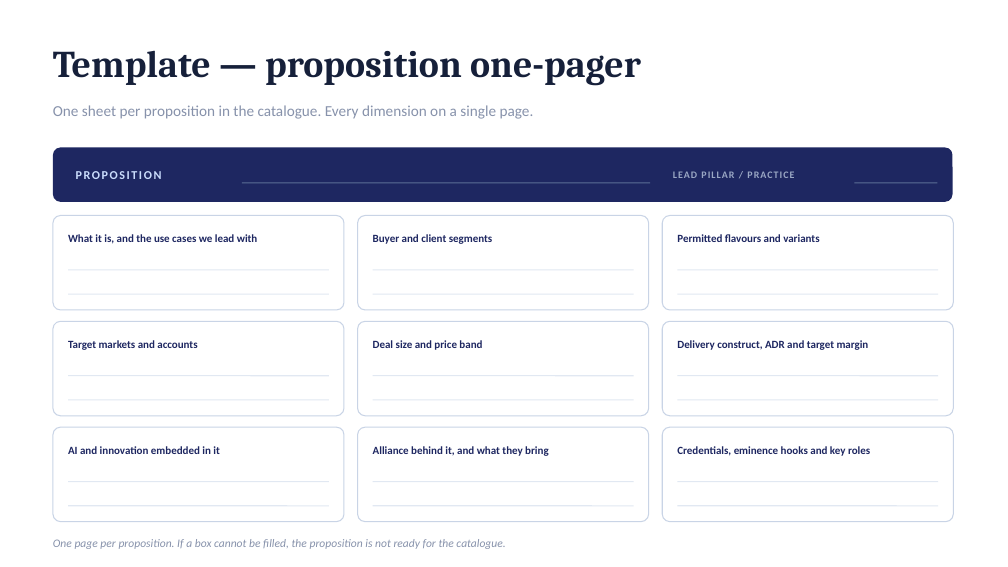
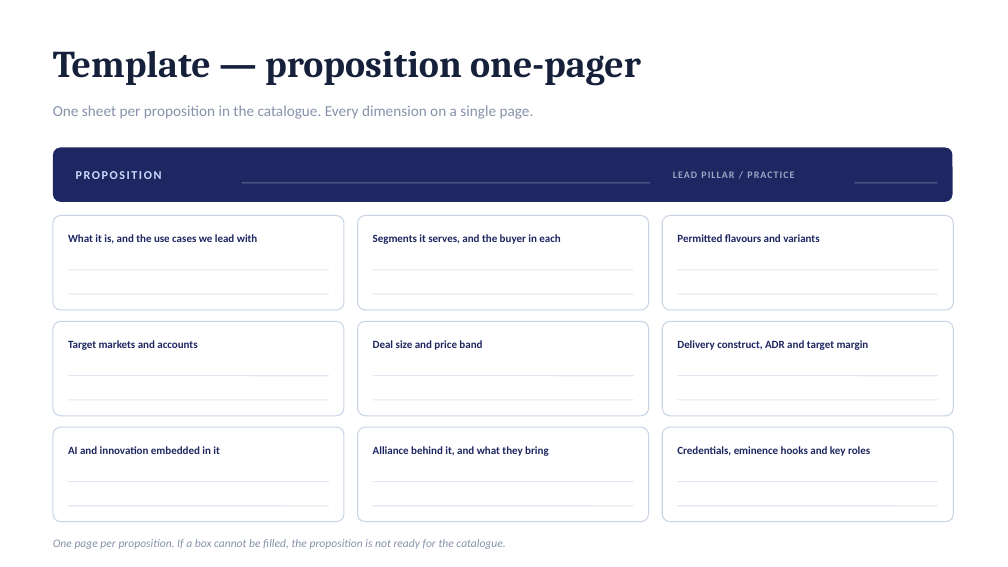
Before and after one commit to dhajjar-cyber/bae, a slide deck: slide 21 of FSI strategy/EAIND-FSI-Strategy-Development-Plan.pptx (slide 19 before the commit). Drawn at 1008x567 pixels with LibreOffice and Linux fonts; fonts in the diff are those of the drawing. Boxes give left, top, right and bottom in pixels: in the first picture for what was removed or moved away, otherwise in the second. Text is boxed around its words. In the diff, an @@ line names an element or a change of style, - is before the commit and + after.

```diff
--- a/FSI strategy/EAIND-FSI-Strategy-Development-Plan.pptx
+++ b/FSI strategy/EAIND-FSI-Strategy-Development-Plan.pptx
@@ text at [373,234,560,244]: text changed @@
-Buyer and client segments
+Segments it serves, and the buyer in each
```
Also in this commit, not shown: 10 other slides changed, 3 slides added, 1 slide removed, 2 other files.
